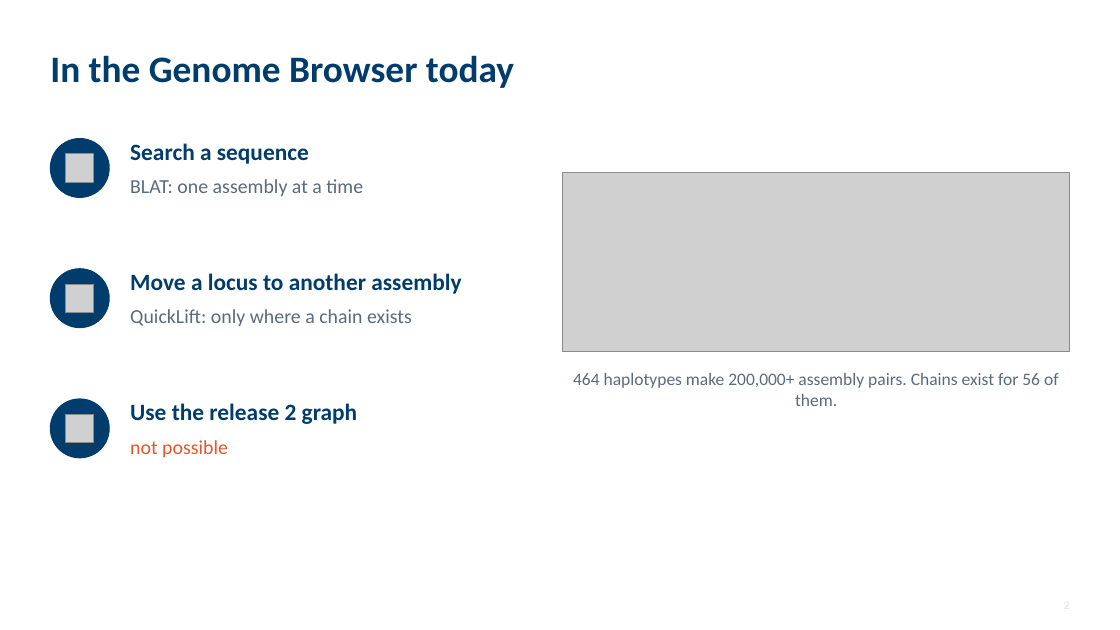
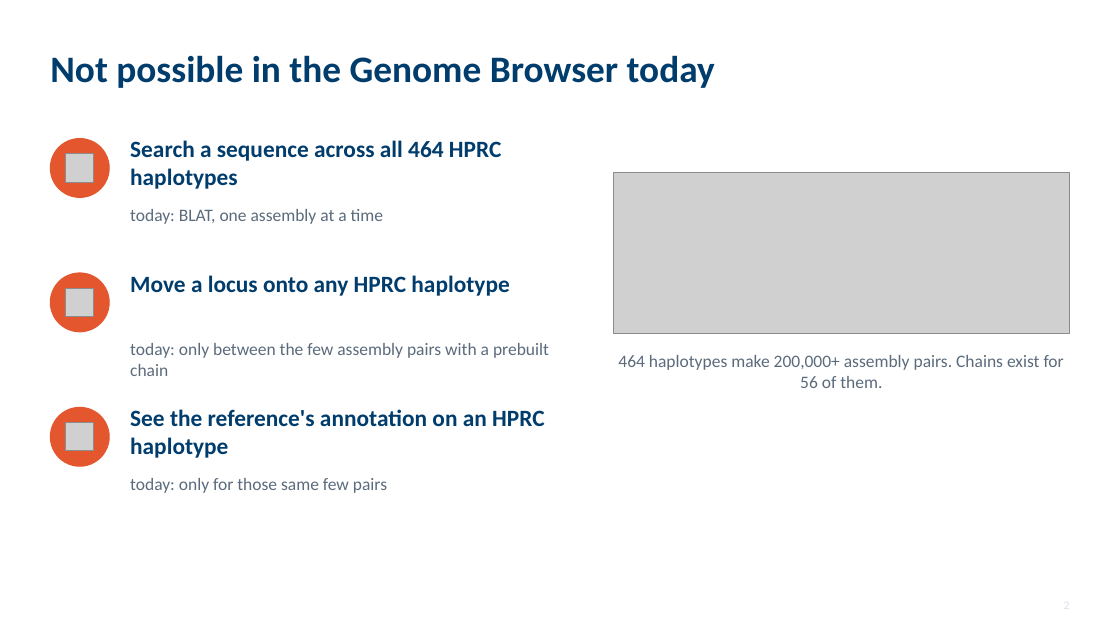
Before and after one commit to parsaeskandar/hprc_2026_poster, a slide deck: slide 2 of talk/HPRC2026_talk.pptx. Drawn at 1120x630 pixels with LibreOffice and Linux fonts; fonts in the diff are those of the drawing; grey boxes stand for pictures. Boxes give left, top, right and bottom in pixels: in the first picture for what was removed or moved away, otherwise in the second. Text is boxed around its words. In the diff, an @@ line names an element or a change of style, - is before the commit and + after.

Commit message:
Talk: slide 2 states what is not possible in the browser today

```diff
--- a/talk/HPRC2026_talk.pptx
+++ b/talk/HPRC2026_talk.pptx
@@ text at (50,55,715,88): text changed @@
-In the Genome Browser today
+Not possible in the Genome Browser today
@@ text at (130,140,502,189): text changed @@
-Search a sequence
+Search a sequence across all 464 HPRC haplotypes
@@ picture: place and size @@
-picture at (563,172,1070,351)
+picture at (613,172,1070,334)
@@ text at (130,209,383,224): text changed; size 17 to 15 pt @@
-BLAT: one assembly at a time
+today: BLAT, one assembly at a time
@@ ellipse: place and size @@
-ellipse at (50,269,109,328)
+ellipse at (50,273,109,332)
@@ picture: place and size @@
-picture at (66,284,94,313)
+picture at (66,288,94,317)
@@ text at (130,275,509,296): text changed @@
-Move a locus to another assembly
+Move a locus onto any HPRC haplotype
@@ text at (130,343,549,376): text changed; size 17 to 15 pt @@
-QuickLift: only where a chain exists
+today: only between the few assembly pairs with a prebuilt chain
@@ text "464 haplotypes make 200,000+ assembly ..." rewrapped from (573,373,1059,406) to (618,355,1064,388) @@
@@ fill #003C6C to #E4572E; outline #003C6C 1 pt to #E4572E 1 pt in 3 elements at (50,139,109,197), (50,273,109,332), (50,408,109,466) @@
@@ ellipse: place and size @@
-ellipse at (50,399,109,458)
+ellipse at (50,408,109,466)
@@ text at (130,409,545,458): text changed @@
-Use the release 2 graph
+See the reference's annotation on an HPRC haplotype
@@ picture: place and size @@
-picture at (66,414,94,443)
+picture at (66,423,94,451)
@@ text at (130,478,387,493): text changed; size 17 to 15 pt; text colour #E4572E to #5B6B7C @@
-not possible
+today: only for those same few pairs
```
Also in this commit, not shown: 2 other files.
